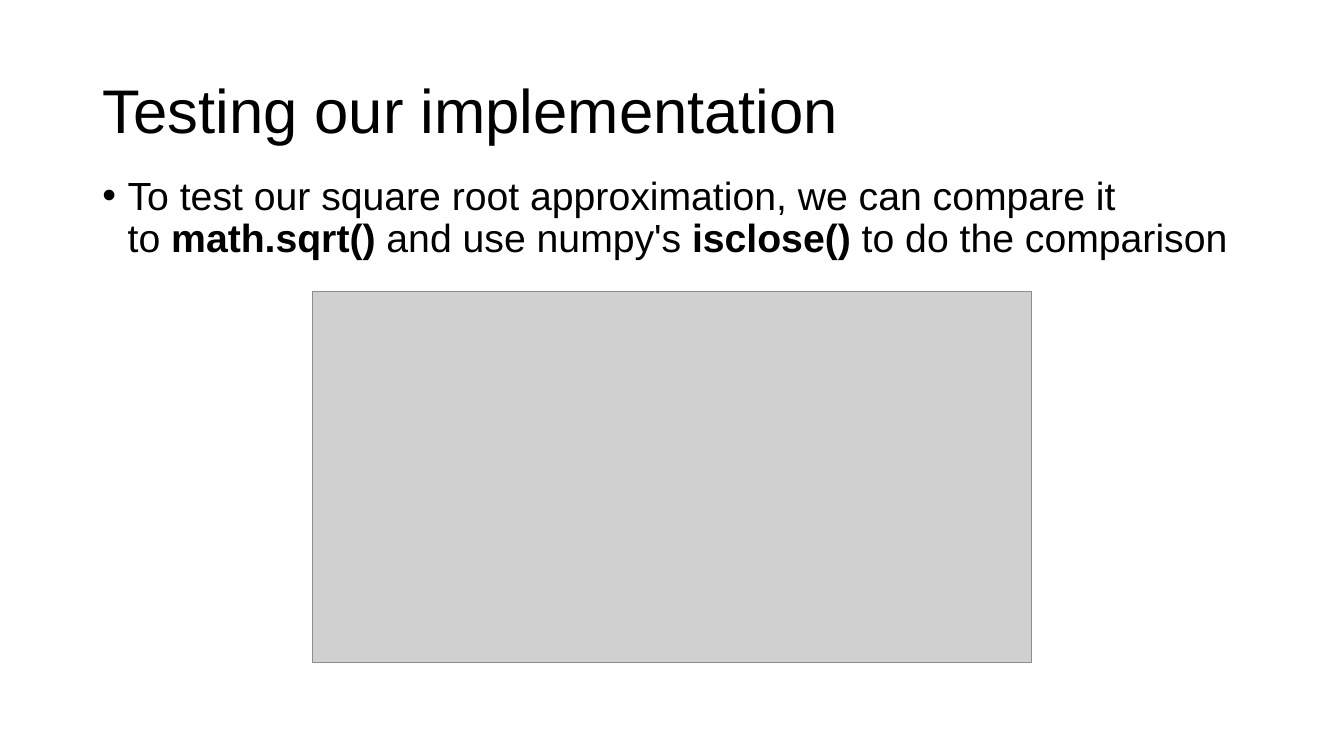
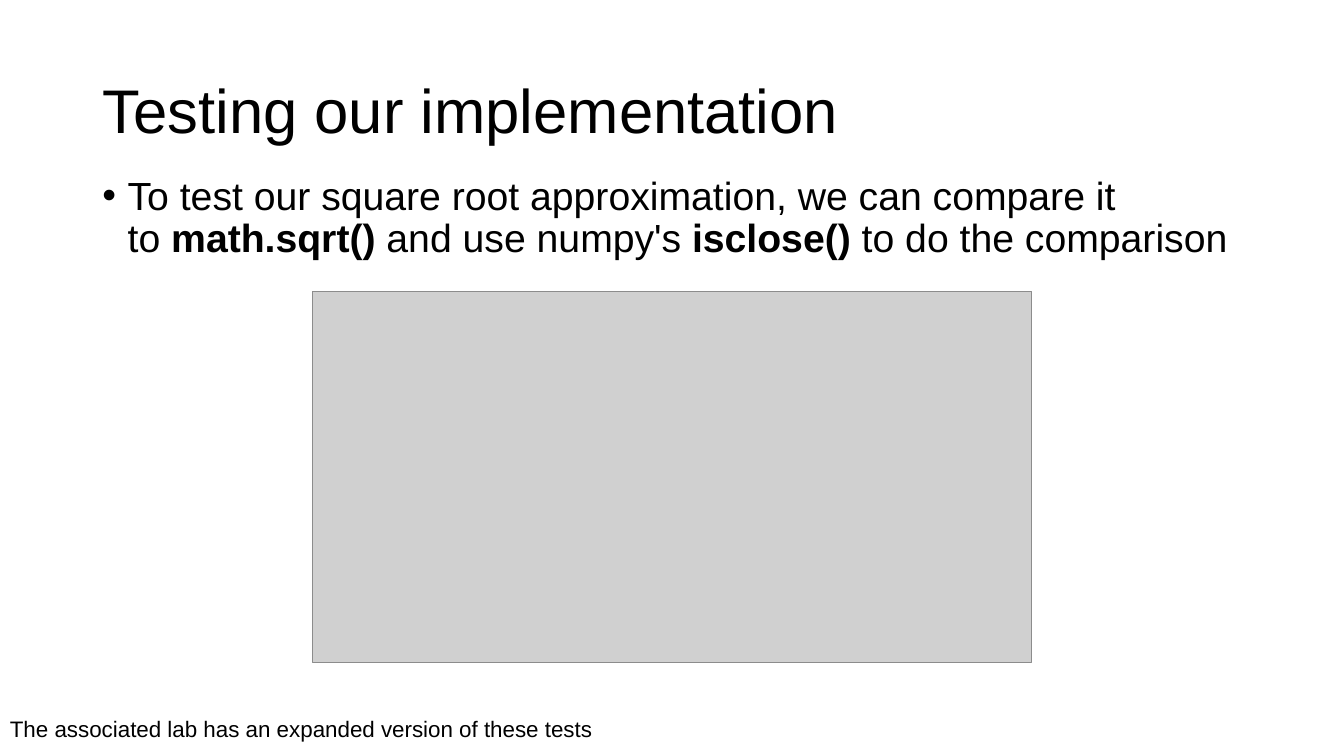
Before and after one commit to parrt/msds501, a slide deck: slide 8 of slides/sqrt.pptx. Drawn at 1344x756 pixels with LibreOffice and Linux fonts; fonts in the diff are those of the drawing; grey boxes stand for pictures; background and template pictures are left out. Boxes give left, top, right and bottom in pixels: in the first picture for what was removed or moved away, otherwise in the second. Text is boxed around its words. In the diff, an @@ line names an element or a change of style, - is before the commit and + after.

```diff
--- a/slides/sqrt.pptx
+++ b/slides/sqrt.pptx
@@ text added at <box>10,720,592,742</box>, 16 pt, text #000000 @@
+The associated lab has an expanded version of these tests
```
Also in this commit, not shown: 2 other files.
